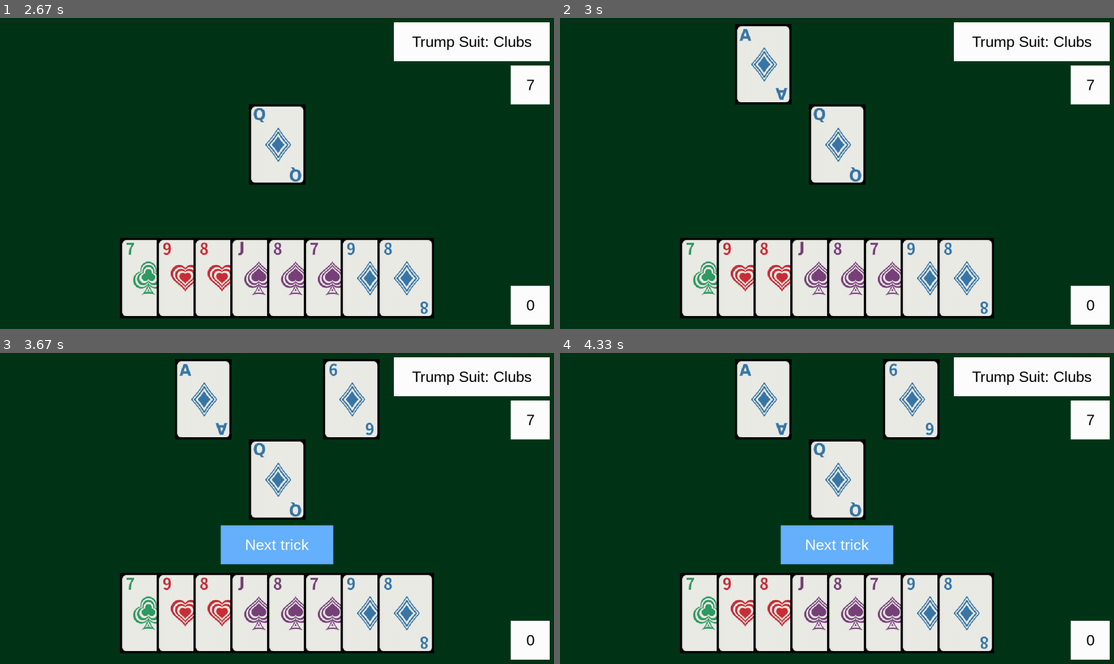
Above: before the commit, frames 1-4 (two rows, left to right).
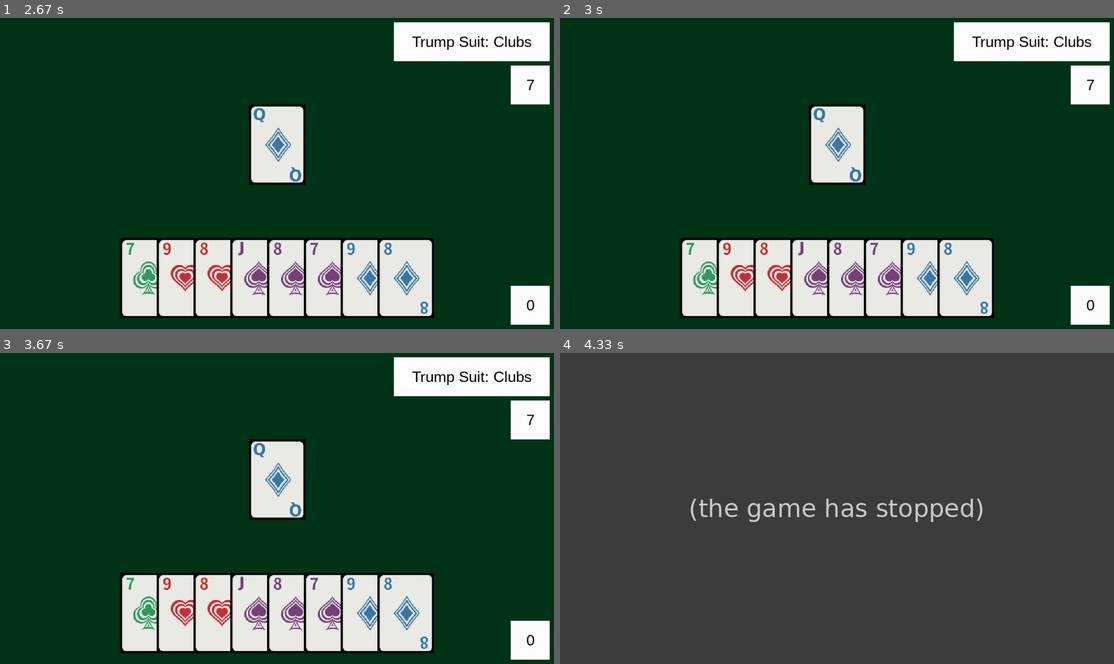
Above: after the commit, the same moments.

Repository: SkylerMime/NinetyNine
Game: pygame game, started from ninety_nine/graphical_main_game.py
The game is run twice, just before and just after one commit, with the same random seed, the same clock (stepped at 60 frames per second) and the same inputs.
Inputs (mouse positions are in pixels of both pictures, inside the frame that each line leads up to):
- Up to frame 1 (2.67 s): click (99, 279) at 0.38 s; click (83, 288) at 0.72 s; click (249, 254) at 1.05 s; click "Confirm Bid" at 1.38 s; click (332, 238) at 1.72 s
- Up to frame 2 (3 s): no input
- Up to frame 3 (3.67 s): no input
- Up to frame 4 (4.33 s): no input

Frame 1 is identical in both runs. In frame 2, 2.6% of the frame differs, in the area x 31-42%, y 1-28%; in frame 3, 7.9%; in frame 4, 100%, in the area x 0-100%, y 0-100%.
Error after the commit: KeyError: "card must be an element of the player's hand" (ninety_nine_state.py line 57); the game stopped at 3.68 s (later frames are placeholders)

Commit message:
First attempt at incorporating the AI with the graphics (not working yet)

Diff:
--- a/ninety_nine/graphical_main_game.py
+++ b/ninety_nine/graphical_main_game.py
@@ -14,12 +14,21 @@
     NUM_TRICKS,
     NUM_PLAYERS,
 )
+from ninety_nine.monte_carlo_tree_search import NinetyNineMCST
 
 IMAGES_DIRECTORY_PATH = (
     "/Users/Skyler/Coding/PythonPrograms/NinetyNine/ninety_nine/card_images"
 )
 
 NUM_CARDS = NUM_CARDS_IN_BID + NUM_TRICKS
+
+AI_PLAYER_COMBINATION = {
+    0: PlayerTypes.HUMAN,
+    1: PlayerTypes.MONTE_CARLO_AI,
+    2: PlayerTypes.RANDOM,
+    None: PlayerTypes.TRICK_COMPLETE,
+    -1: PlayerTypes.WAITING_FOR_COMPUTER,
+}
 
 HUMAN_PLAYER_NUM = 0
 
@@ -161,8 +170,10 @@
     clock = pygame.time.Clock()
 
     while True:
-        player_types = PLAYER_TYPES
+        # player_types = PLAYER_TYPES  # TODO: Control based on player input
+        player_types = AI_PLAYER_COMBINATION
         # display_welcome_message()
+
         images_dict = make_images_dict(game.get_all_cards())
 
         game_state = game.GameState()
@@ -203,7 +214,7 @@
         clickable_bid = get_clickable_cards(list(human_player.bid), images_dict)
 
         for player_num in range(num_players):
-            if player_types[player_num] == PlayerTypes.RANDOM:
+            if player_types[player_num] in {PlayerTypes.RANDOM, PlayerTypes.MONTE_CARLO_AI}:
                 game_display.get_random_bid(game_state.PLAYERS[player_num])
 
         game_state, new_hand = do_bidding_loop(
@@ -217,6 +228,11 @@
             bid_message,
         )
 
+        if PlayerTypes.MONTE_CARLO_AI in player_types.values():
+            mcst = NinetyNineMCST(game_state)
+        else:
+            mcst = None
+
         game_state = do_playing_loop(
             game_state,
             new_hand,
@@ -226,6 +242,8 @@
             trump_message,
             bid_message,
             tricks_taken_message,
+            player_types=AI_PLAYER_COMBINATION,
+            mcst=mcst,
         )
 
         display_final_scores(screen, game_state, clock)
@@ -308,6 +326,7 @@
     tricks_taken_message=None,
     player_types=PLAYER_TYPES,
     human_player_num=HUMAN_PLAYER_NUM,
+    mcst=NinetyNineMCST(),
 ):
     continue_button = Button()
     continue_button.render_message("Next trick")
@@ -364,6 +383,18 @@
             )
             time_of_next_play = pygame.time.get_ticks() + MILLISECONDS_BETWEEN_PLAYS
 
+        elif (
+            player_types[game_state.next_to_play] == PlayerTypes.MONTE_CARLO_AI
+            and pygame.time.get_ticks() > time_of_next_play
+        ):
+            mcst.search(1)
+            card_to_play = mcst.best_move()
+            mcst.play_card(card_to_play)
+            game_state = game.make_card_play(
+                game_state, game_state.next_to_play, card_to_play
+            )
+            time_of_next_play = pygame.time.get_ticks() + MILLISECONDS_BETWEEN_PLAYS
+
         continue_button.visible = game.is_full(game_state.current_trick)
 
         if (
Empty file removed: ninety_nine/monte_carlo_main_game.py
